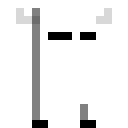
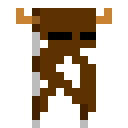
Layer changes from the first 128x128 image to the second:
removed layer "Shading" (was 50%) over [32, 8, 88, 128]
showed "Guernsey", moved it above "Hereford", painted on it over [16, 8, 112, 128]
showed "Hereford", moved it above "Friesan", painted on it over [16, 8, 112, 128]
hid "White Park", painted on it over [16, 8, 112, 128]
